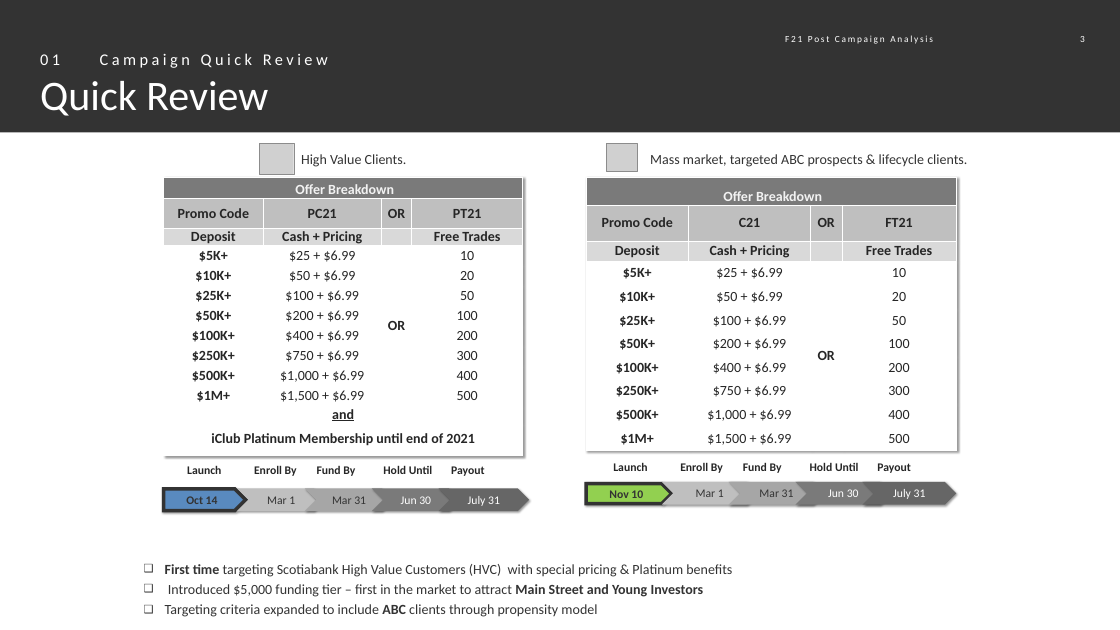
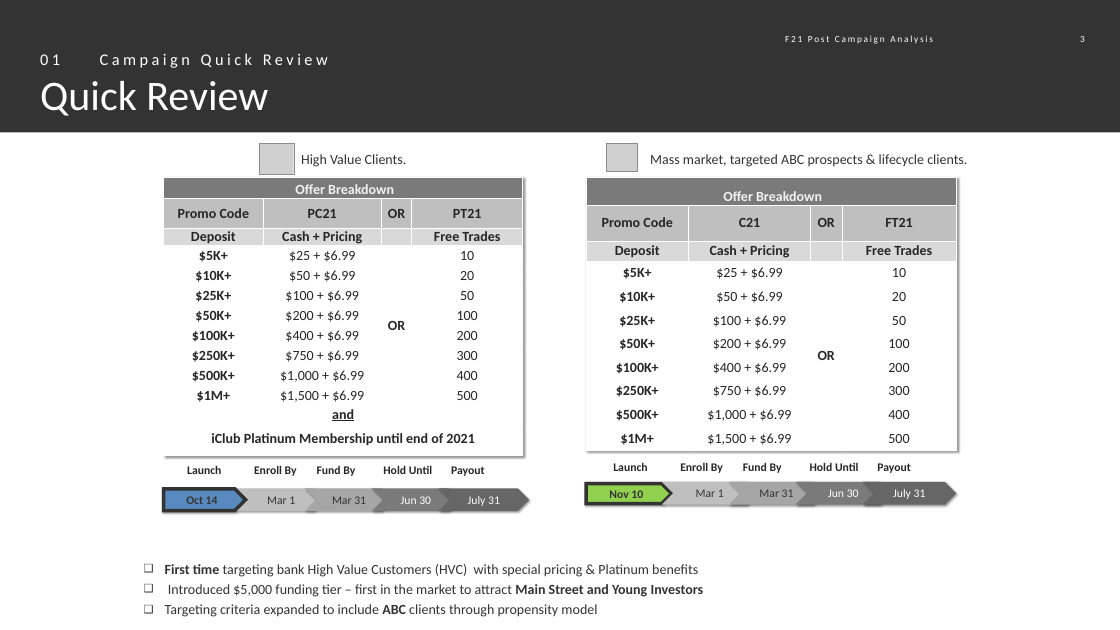
Before and after one commit to ClareRuan/Post-Campaign-Analysis-for-Online-Brokerage-Business, a slide deck: slide 3 of F21 Winter Post Campaign Analysis_demo.pptx. Drawn at 1120x630 pixels with LibreOffice and Linux fonts; fonts in the diff are those of the drawing; grey boxes stand for pictures. Boxes give left, top, right and bottom in pixels: in the first picture for what was removed or moved away, otherwise in the second. Text is boxed around its words. In the diff, an @@ line names an element or a change of style, - is before the commit and + after.

```diff
--- a/F21 Winter Post Campaign Analysis_demo.pptx
+++ b/F21 Winter Post Campaign Analysis_demo.pptx
@@ text at (x1=165, y1=564, x2=698, y2=577): text changed @@
-❑ First time targeting Scotiabank High Value Customers (HVC) with special pricing & Platinum benefits
+❑ First time targeting bank High Value Customers (HVC) with special pricing & Platinum benefits
```
Also in this commit, not shown: 3 other slides changed.
